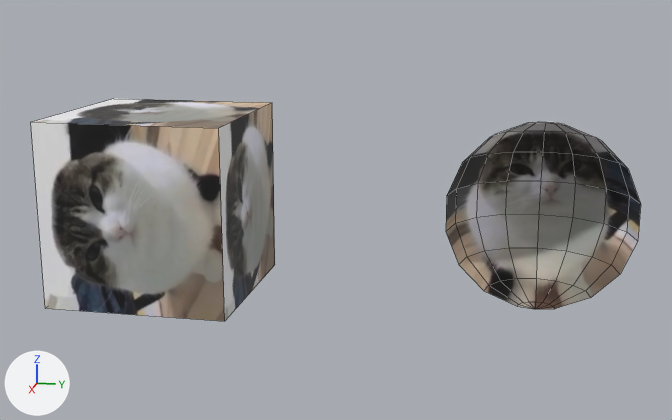
Before and after pictures for a commit that changed the Blender file blendtest.blend.
Rendered twice from a 50 mm camera at (9.63, -0.24, 2.39) aimed at (0.02, -2.17, -0.01). Arrows for +X, +Y and +Z are at lower left; the lights stay in place. Mesh edges are drawn as thin lines.
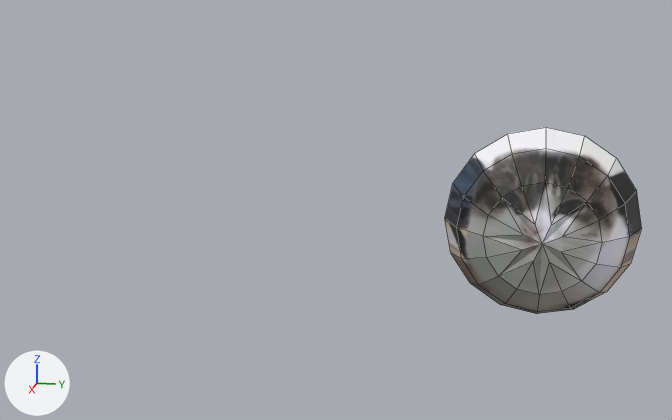
Boxes (x1, y1, x2, y2) around the edits, measured in the pictures (672 x 420 px; the box of a moved part takes in the faces that stretch with it):
'Cube', deleted
    before: (31, 99, 275, 321)
'Sphere', reshaped, turned
    before: (446, 122, 641, 309)
    after: (445, 127, 641, 314)
part 1 of me_sphere, moved or reshaped
    before: (446, 122, 641, 309)
    after: (445, 182, 641, 314)
part 2 of me_sphere, surface changed
    before: (447, 131, 641, 204)
    after: (445, 127, 641, 242)

Diff of the bpy script that builds the scene:
```diff
--- a/blendtest.blend.py
+++ b/blendtest.blend.py
@@ me_sphere @@
 # used by ob_sphere; location = (0.0, 0.0, 0.0)
-me_sphere.from_pydata(...)  # 74 vertices, 72 faces; spans x -0.98..0.0, y -0.98..0.98, z -1.0..1.0
+me_sphere.from_pydata(...)  # 57 vertices, 56 faces; spans x -0.98..0.98, y -0.98..0.98, z 0.2..1.0
+# me_sphere part 1
+# 40 vertices are removed from x -0.98..0.0, y -0.91..0.91, z -1.0..0.98
+# 56 faces are deleted
+# 2 vertices move from x 0.0, y -0.98..0.98, z -0.2 to x 0.38, y -0.91..0.91, z 0.2
+# 23 vertices are added at x 0.07..0.98, y -0.77..0.77, z 0.2..0.98
+# 40 new faces join them
+# me_sphere part 2: 16 kept faces spanning x -0.98..0.0, y -0.98..0.98, z 0.2..0.83 get new texture (UV) coordinates
 me_sphere.materials.append(mat_material_002)
@@ ob_sphere @@
 ob_sphere.location = (0.0, 0.0, 0.0)
+ob_sphere.rotation_euler = (0.0, 1.571, 0.0)  # degrees (0, 90, 0)
@@ ob_cube @@
-ob_cube = bpy.data.objects.new('Cube', me_cube)
-ob_cube.location = (0.0, -4.136, 0.0)
```
